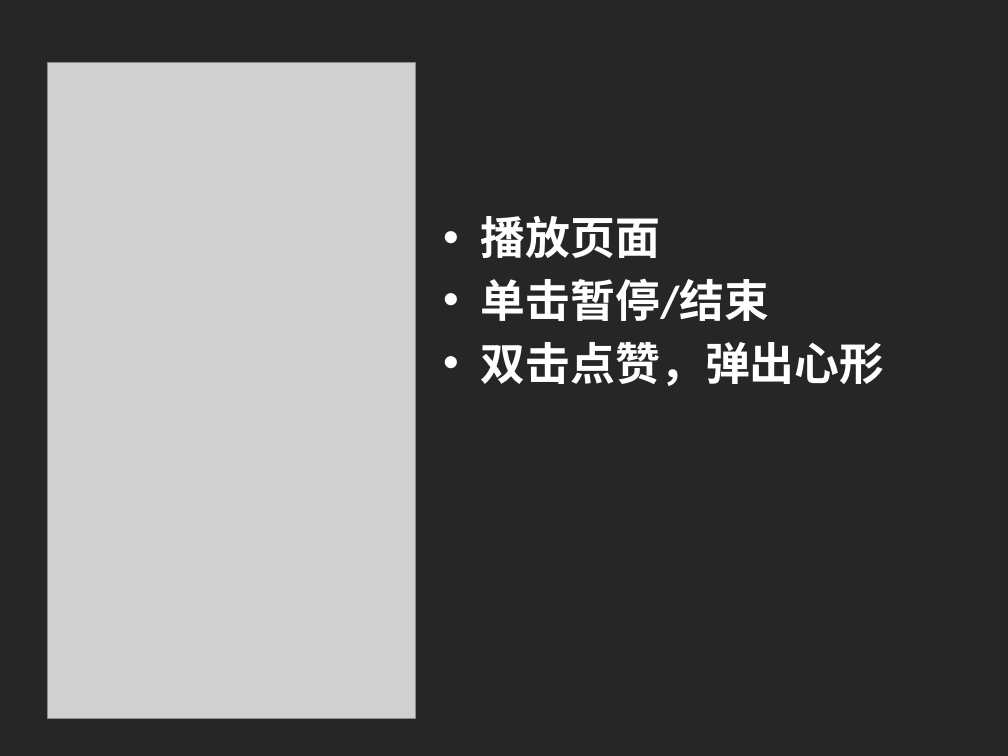
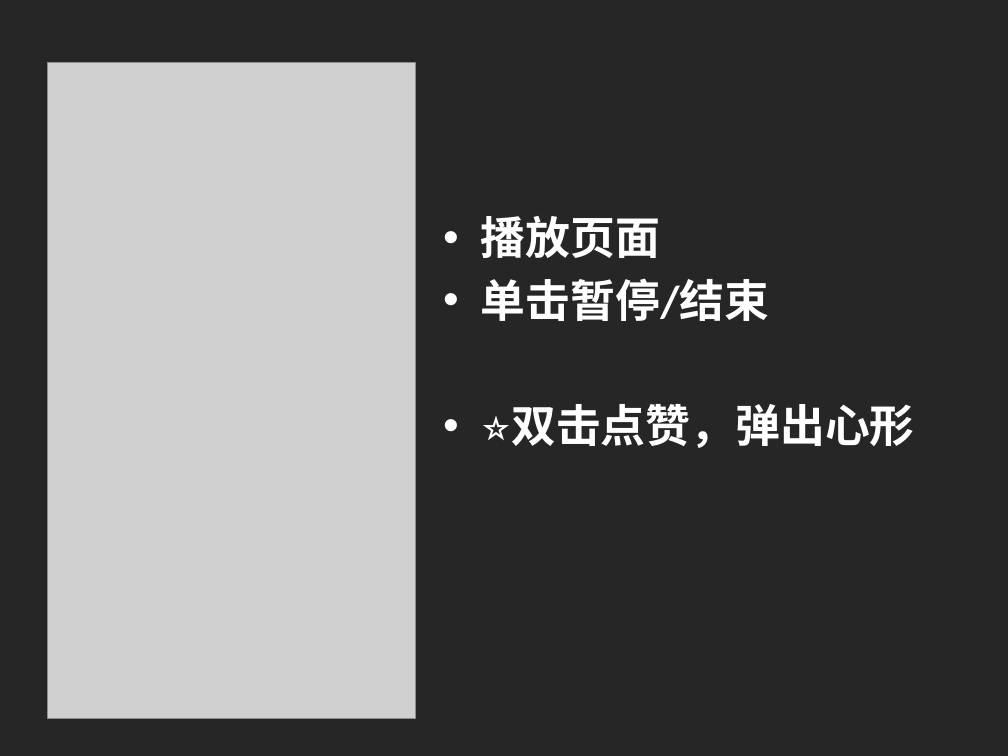
Before and after one commit to bhlt1998/AndroidHomeWork_Final, a slide deck: slide 5 of ppt/迷你抖音App答辩展示.pptx. Drawn at 1008x756 pixels with LibreOffice and Linux fonts; fonts in the diff are those of the drawing; grey boxes stand for pictures. Boxes give left, top, right and bottom in pixels: in the first picture for what was removed or moved away, otherwise in the second. Text is boxed around its words. In the diff, an @@ line names an element or a change of style, - is before the commit and + after.

```diff
--- a/ppt/迷你抖音App答辩展示.pptx
+++ b/ppt/迷你抖音App答辩展示.pptx
@@ text at (x1=511, y1=404, x2=914, y2=448): text changed @@
-• 双击点赞，弹出心形
+• ⭐双击点赞，弹出心形
```
Also in this commit, not shown: 2 other slides changed.
